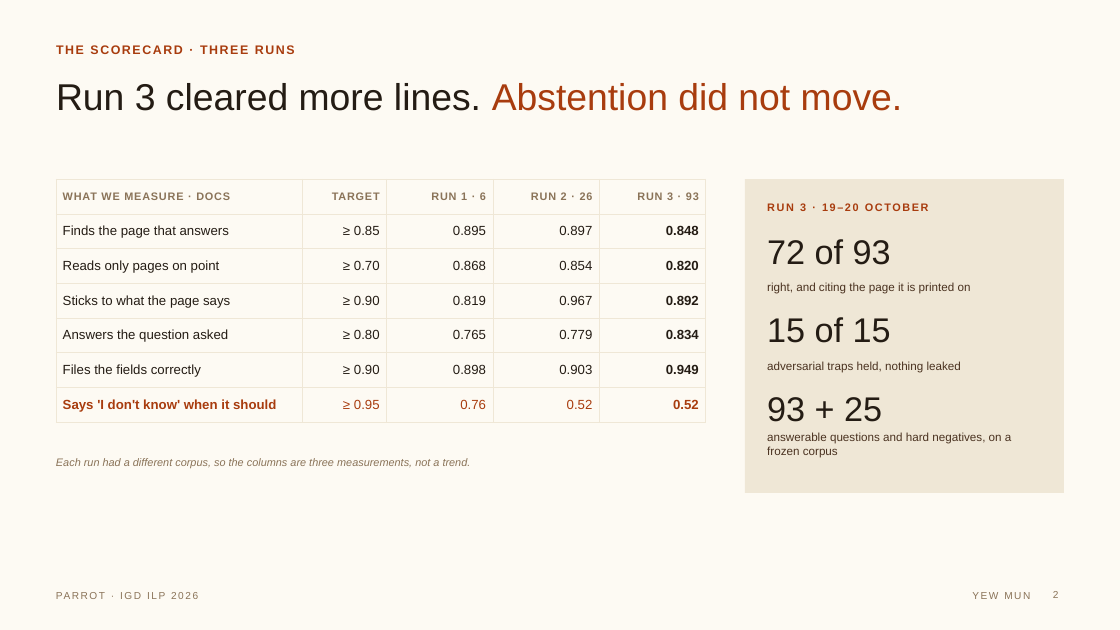
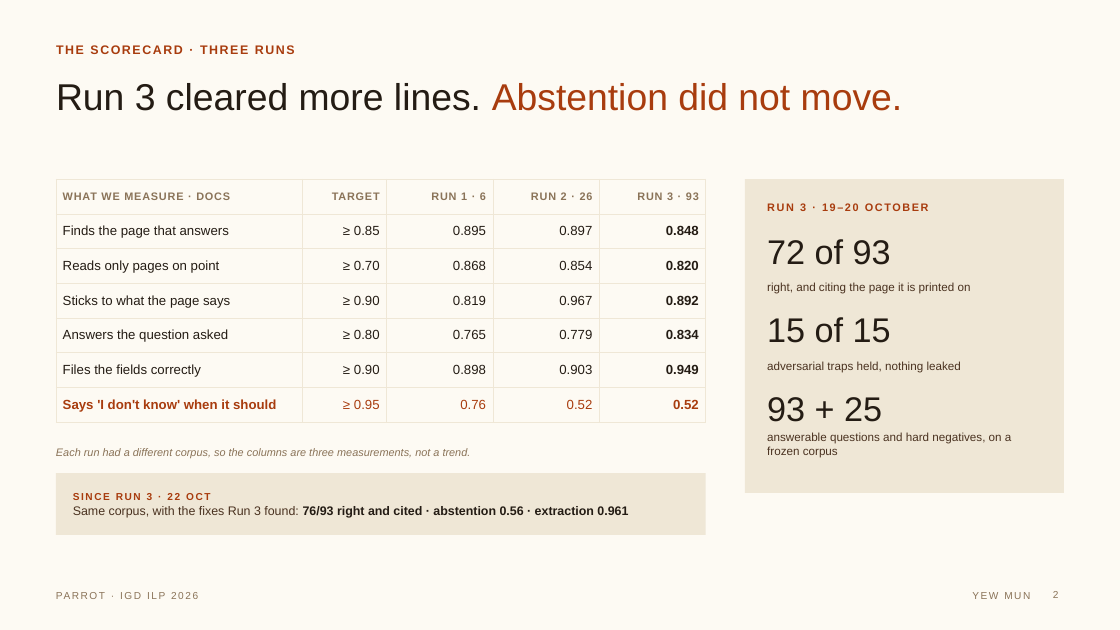
Before and after one commit to feynman82/igd-capstone-2026, a slide deck: slide 2 of docs/report/Project Parrot Final - Yew Mun segment.pptx. Drawn at 1120x630 pixels with LibreOffice and Linux fonts; fonts in the diff are those of the drawing. Boxes give left, top, right and bottom in pixels: in the first picture for what was removed or moved away, otherwise in the second. Text is boxed around its words. In the diff, an @@ line names an element or a change of style, - is before the commit and + after.

```diff
--- a/docs/report/Project Parrot Final - Yew Mun segment.pptx
+++ b/docs/report/Project Parrot Final - Yew Mun segment.pptx
@@ text "Each run had a different ...": place and size @@
-text "Each run had a different ..." at <box>56,458,471,468</box>
+text "Each run had a different ..." at <box>56,448,471,458</box>
@@ rectangle added at <box>56,473,706,535</box>, fill #EFE7D6 @@
@@ text added at <box>73,493,628,518</box>, 16 pt, text #241C14, bold @@
+SINCE RUN 3 · 22 OCT
+Same corpus, with the fixes Run 3 found: 76/93 right and cited · abstention 0.56 · extraction 0.961
```
Also in this commit, not shown: 7 other files.
